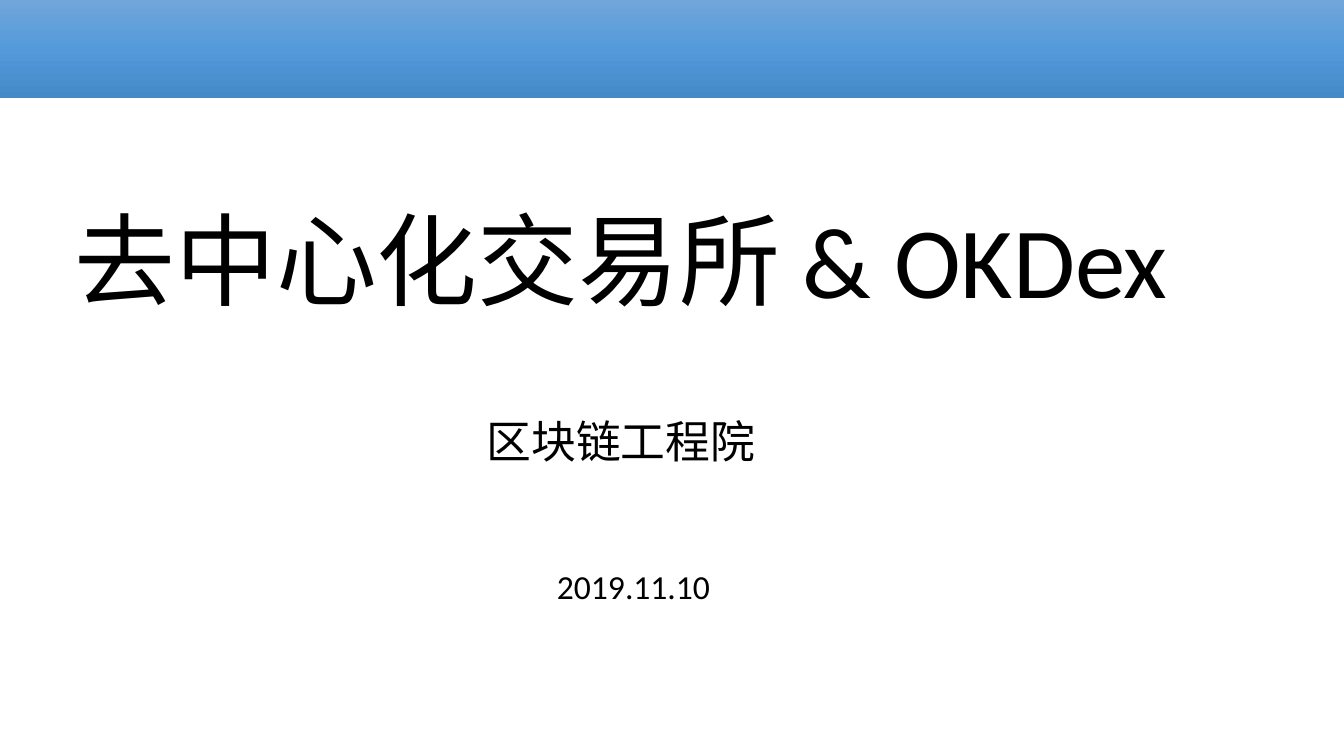
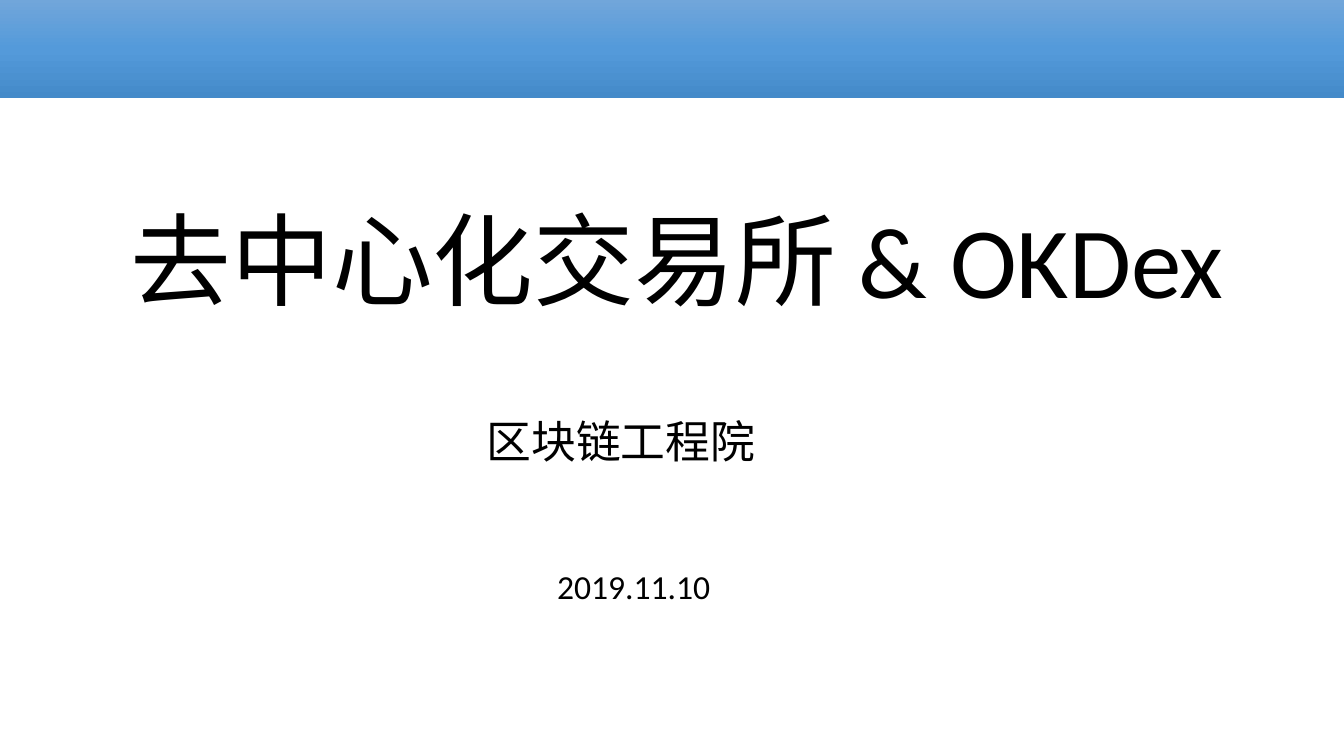
Before and after one commit to cmdpos/gaia, a slide deck: slide 1 of ppt/blockchain-dex.pptx. Drawn at 1344x756 pixels with LibreOffice and Linux fonts; fonts in the diff are those of the drawing; background and template pictures are left out. Boxes give left, top, right and bottom in pixels: in the first picture for what was removed or moved away, otherwise in the second. Text is boxed around its words. In the diff, an @@ line names an element or a change of style, - is before the commit and + after.

```diff
--- a/ppt/blockchain-dex.pptx
+++ b/ppt/blockchain-dex.pptx
@@ title "去中心化交易所 & OKDex": place and size @@
-title "去中心化交易所 & OKDex" at box(75, 212, 1167, 307)
+title "去中心化交易所 & OKDex" at box(130, 212, 1223, 307)
```
Also in this commit, not shown: 1 other slide changed, 3 other files.
